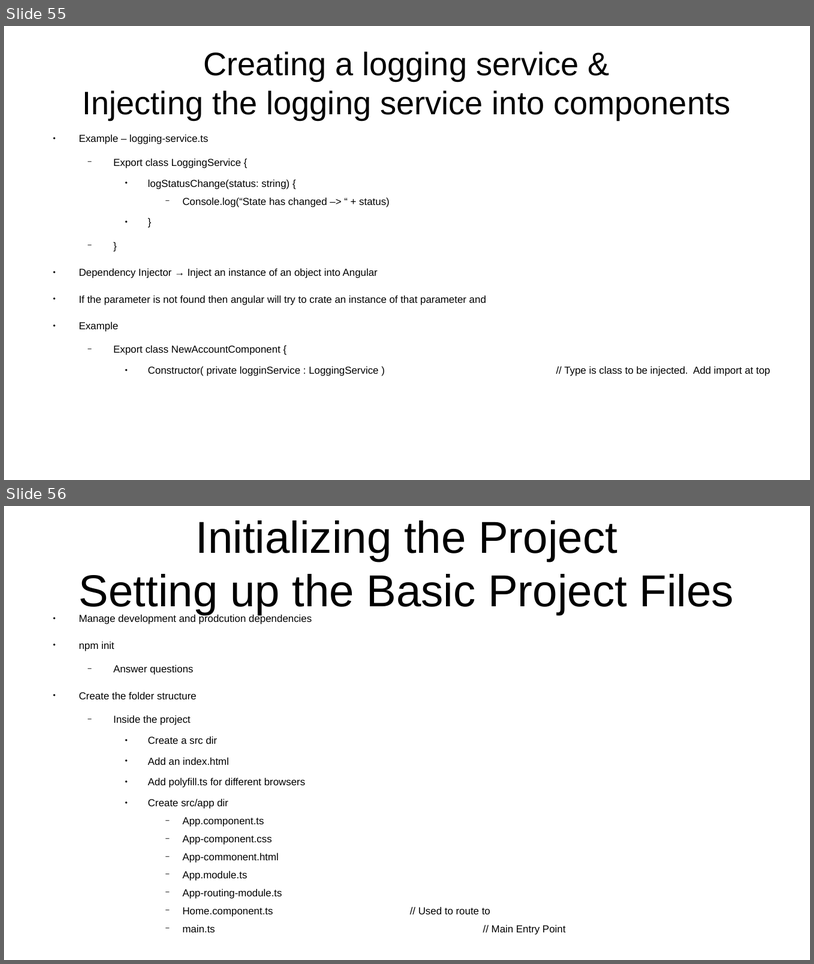
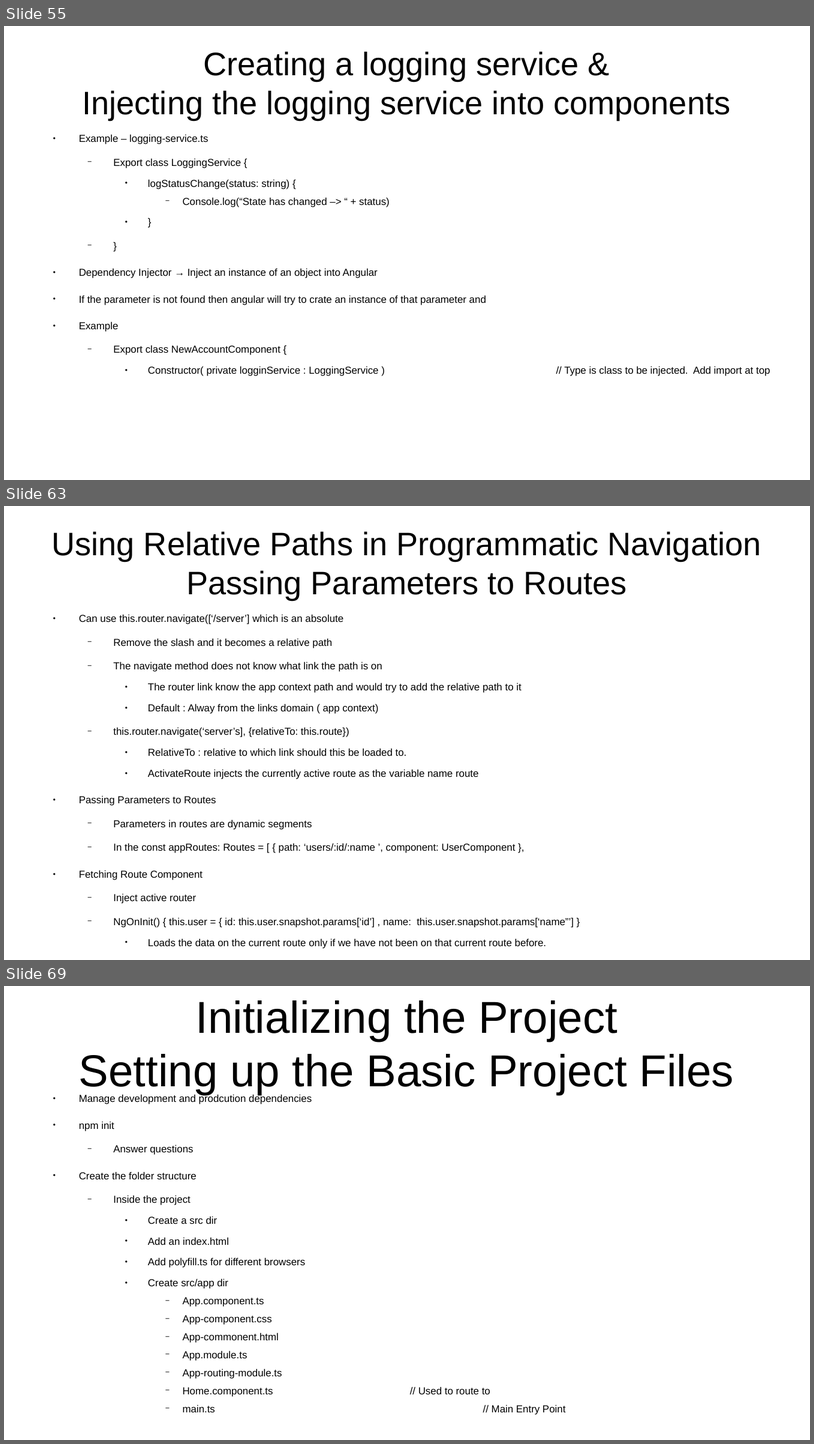
Before and after one commit to CharlesStockman/notesFromCourses, a slide deck: javascript/frameworks/angular/Angular 6 ( formerly Angular 2) -- The Complete Guide.odp. Shown one above the other, each under a label of ours: slides 55 and 56 before the commit, slides 55, 63 and 69 after it; the slides between them are not shown. The pictures are 814x964 and 814x1444 pixels, drawn with LibreOffice and Linux fonts; fonts in the diff are those of the drawing. Boxes give left, top, right and bottom in pixels: in the first picture for what was removed or moved away, otherwise in the second. Text is boxed around its words. In the diff, an @@ line names an element or a change of style, - is before the commit and + after.

Commit message:
More documents added

```diff
--- a/javascript/frameworks/angular/Angular 6 ( formerly Angular 2) -- The Complete Guide.odp
+++ b/javascript/frameworks/angular/Angular 6 ( formerly Angular 2) -- The Complete Guide.odp
@@ slide 63 added at (4, 506, 810, 960), background #FFFFFF @@
@@ title added at (51, 531, 762, 600), 32 pt, text #000000 @@
+Using Relative Paths in Programmatic Navigation
+Passing Parameters to Routes
@@ text added at (79, 614, 574, 948), 10 pt, text #000000 @@
+● Can use this.router.navigate([‘/server’] which is an absolute
+  − Remove the slash and it becomes a relative path
+  − The navigate method does not know what link the path is on
+    ● The router link know the app context path and would try to add the relative path to it
+    ● Default : Alway from the links domain ( app context)
+  − this.router.navigate(‘server’s], {relativeTo: this.route})
+    ● RelativeTo : relative to which link should this be loaded to.
+    ● ActivateRoute injects the currently active route as the variable name route
+● Passing Parameters to Routes
+  − Parameters in routes are dynamic segments
+  − In the const appRoutes: Routes = [ { path: ‘users/:id/:name ’, component: UserComponent },
+● Fetching Route Component
+  − Inject active router
+  − NgOnInit() { this.user = { id: this.user.snapshot.params[‘id’] , name: this.user.snapshot.params[‘name”’] }
+    ● Loads the data on the current route only if we have not been on that current route before.
+  − In a html document can use {{ user.id }}
@@ what was slide 56 is now slide 69 @@
```
Also in this commit, not shown: 8 slides changed, 12 other slides added, 55 other files.
